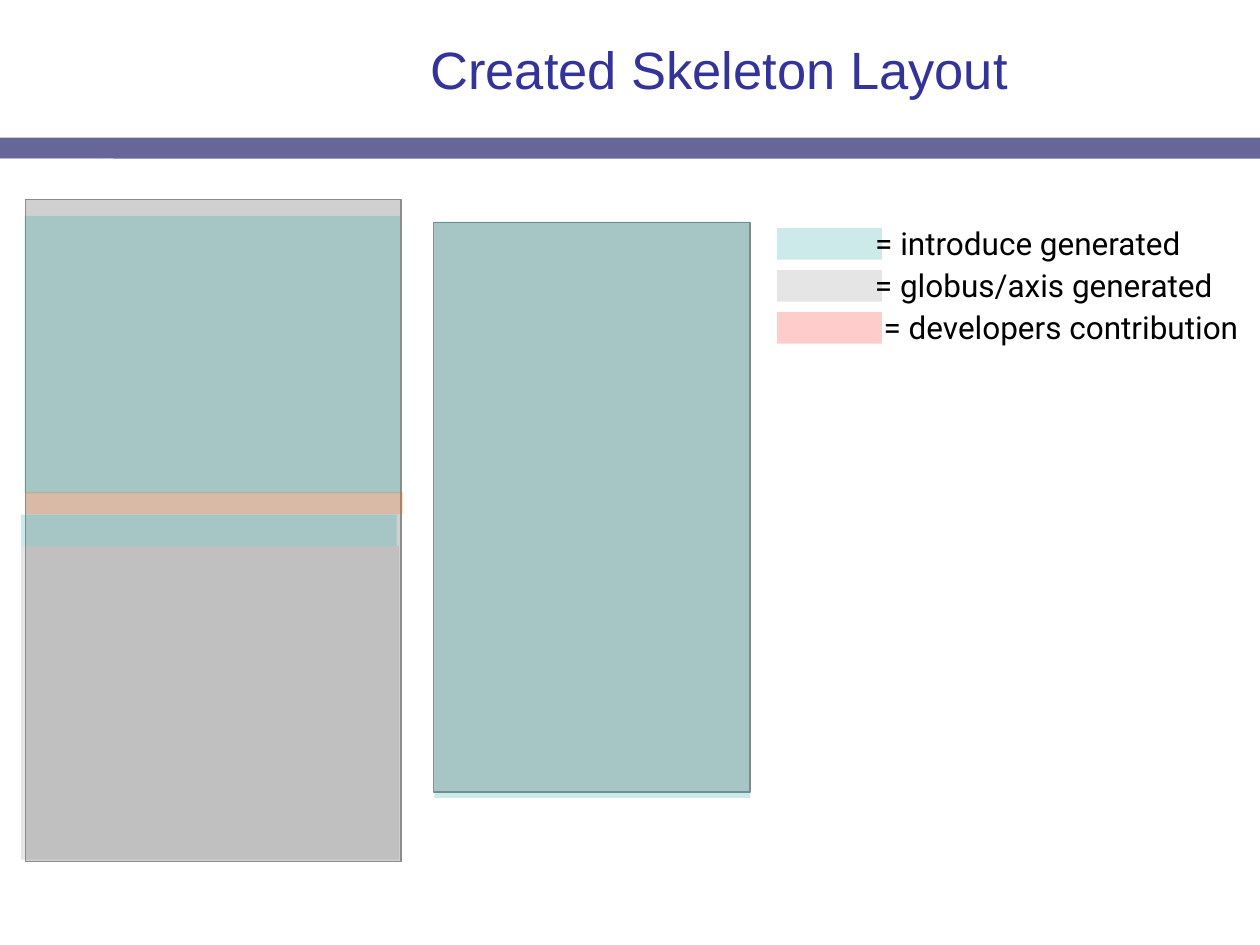
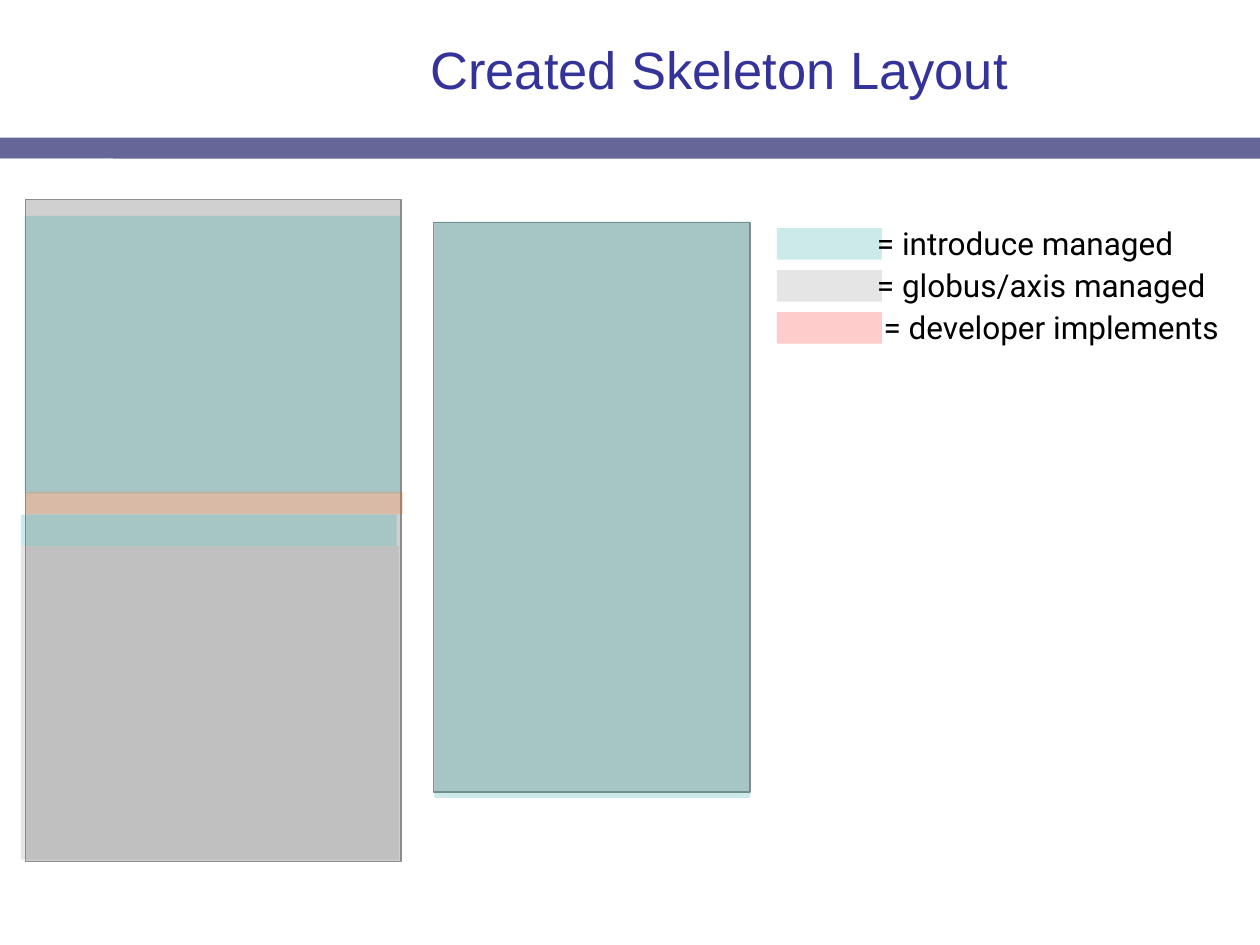
Before and after one commit to NCIP/cagrid-portal, a slide deck: slide 13 of cagrid-1-0/Documentation/presentations/introduce/Introduce-OGF19.ppt (slide 6 before the commit). Drawn at 1260x945 pixels with LibreOffice and Linux fonts; fonts in the diff are those of the drawing; grey boxes stand for pictures; background and template pictures are left out. Boxes give left, top, right and bottom in pixels: in the first picture for what was removed or moved away, otherwise in the second. Text is boxed around its words. In the diff, an @@ line names an element or a change of style, - is before the commit and + after.

```diff
--- a/cagrid-1-0/Documentation/presentations/introduce/Introduce-OGF19.ppt
+++ b/cagrid-1-0/Documentation/presentations/introduce/Introduce-OGF19.ppt
@@ text at box(902, 231, 1173, 262): text changed @@
-= introduce generated
+= introduce managed
@@ text at box(902, 273, 1205, 304): text changed @@
-= globus/axis generated
+= globus/axis managed
@@ text removed at box(909, 315, 1238, 346) @@
-= developers contribution
@@ text added at box(909, 315, 1218, 346), 18 pt, text #000000 @@
+= developer implements
```
Also in this commit, not shown: 4 other slides changed, 3 slides added, 1 slide removed.
